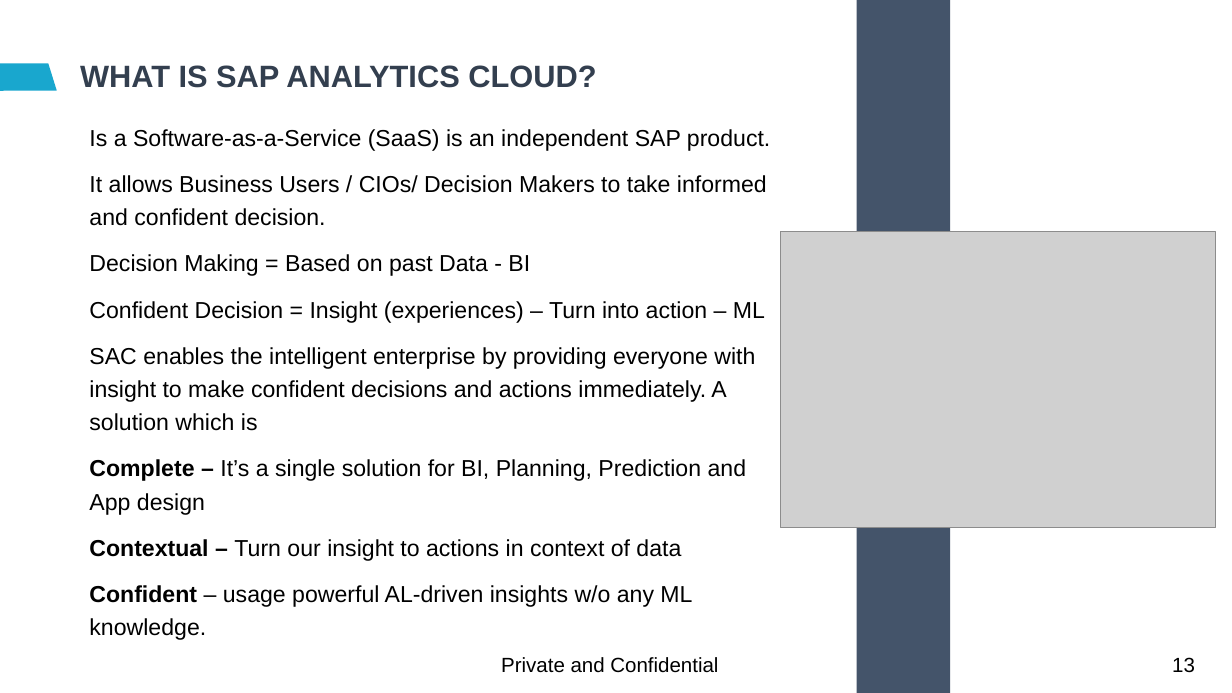
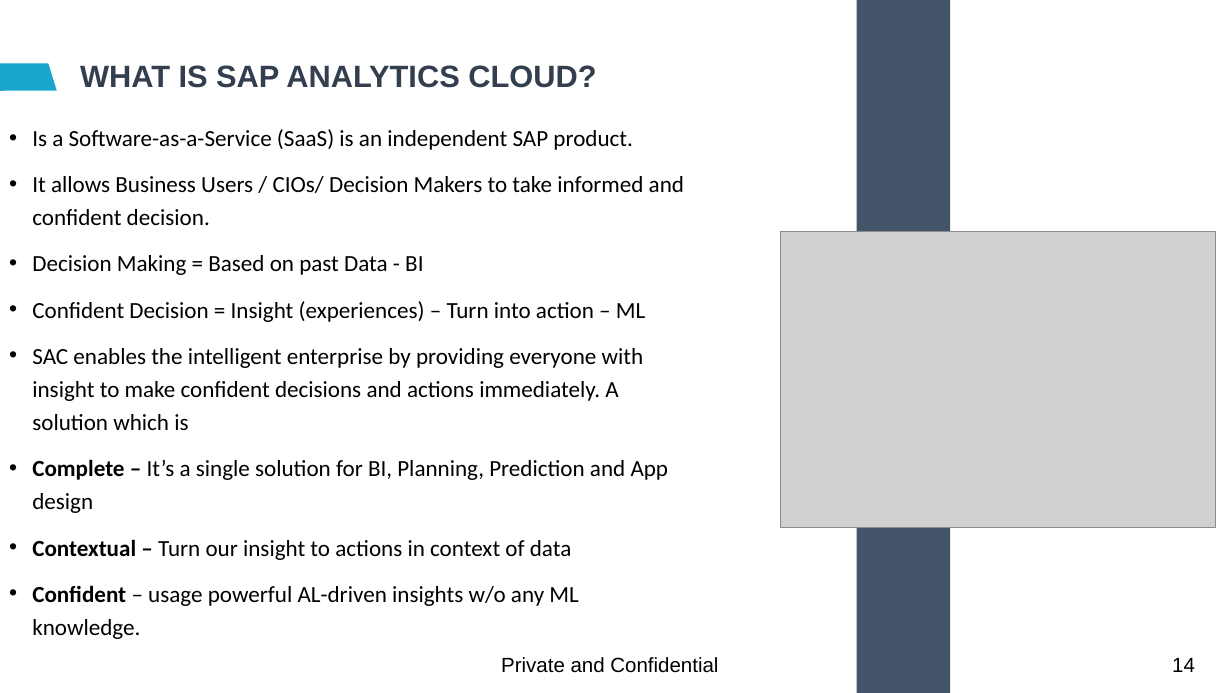
Before and after one commit to soyuztechnologies/EY_SAC_Feb2022, a slide deck: slide 14 of day 1/SAC_Training Day 1.pptx (slide 13 before the commit). Drawn at 1232x693 pixels with LibreOffice and Linux fonts; fonts in the diff are those of the drawing; grey boxes stand for pictures; background and template pictures are left out. Boxes give left, top, right and bottom in pixels: in the first picture for what was removed or moved away, otherwise in the second. Text is boxed around its words. In the diff, an @@ line names an element or a change of style, - is before the commit and + after.

```diff
--- a/day 1/SAC_Training Day 1.pptx
+++ b/day 1/SAC_Training Day 1.pptx
@@ text "Is a Software-as-a-Service (SaaS) is ...": place and size @@
-text "Is a Software-as-a-Service (SaaS) is ..." at <box>89,129,770,607</box>
+text "Is a Software-as-a-Service (SaaS) is ..." at <box>32,129,684,606</box>
@@ text "Is a Software-as-a-Service (SaaS) is ..." at <box>32,129,684,606</box>: font Arial to Calibri; bullet none to • @@
@@ page number at <box>1172,658,1195,672</box>: text changed @@
-13
+14
```
Also in this commit, not shown: 20 other slides changed, 1 slide added, 2 other files.
